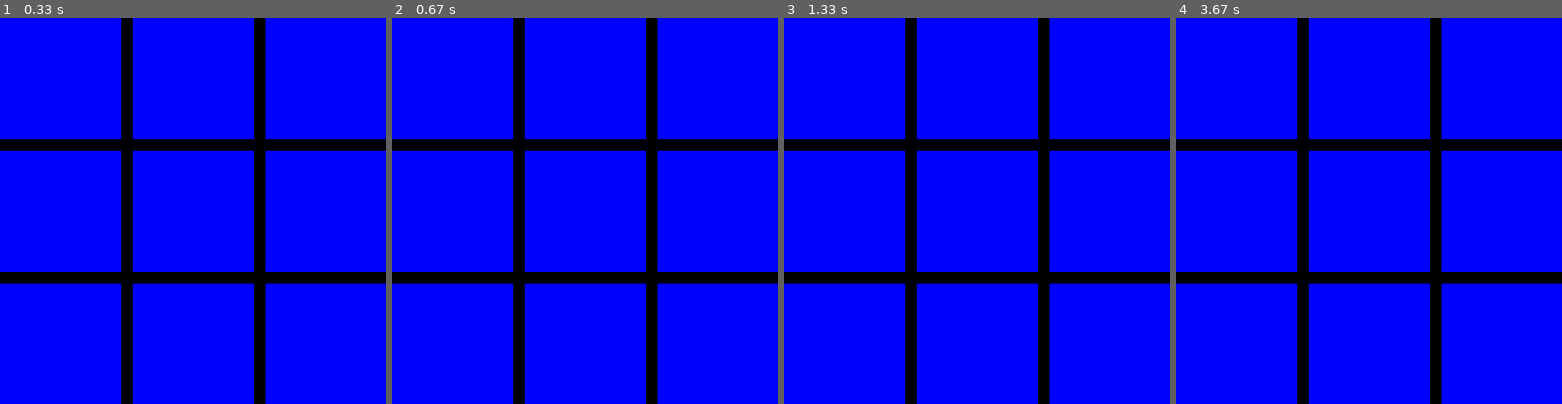
Above: before the commit, frames 1-4 (left to right).
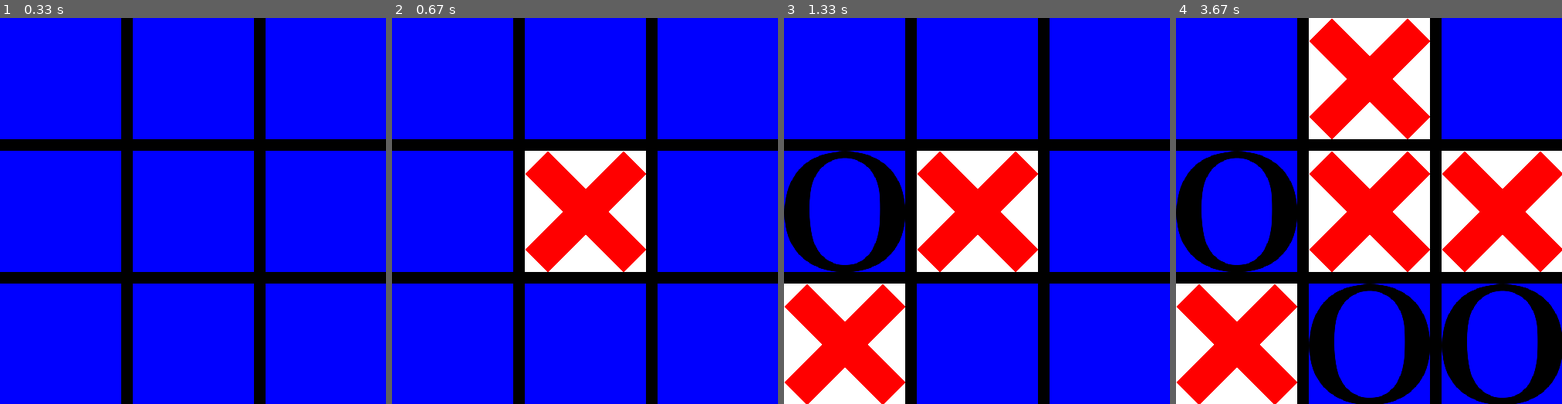
Above: after the commit, the same moments.

Repository: mcorby17/pygame-tic-tac-toe
Game: pygame game, started from TicTacToe.py
Two runs of this game, one before a commit and one after it. Both use one fixed random seed, a clock stepped at 60 frames per second and the inputs below.
Inputs (mouse positions are in pixels of both pictures, inside the frame that each line leads up to):
- Up to frame 1 (0.33 s): no input
- Up to frame 2 (0.67 s): click (585, 211) at 0.38 s
- Up to frame 3 (1.33 s): click (884, 214) at 0.78 s; click (857, 299) at 1.2 s
- Up to frame 4 (3.67 s): move the mouse to (1511, 346) at 1.5 s; click (1511, 346) at 1.7 s; click (1376, 79) at 2.27 s; move the mouse to (1349, 311) at 2.63 s; click (1349, 311) at 2.9 s; move the mouse to (1469, 272) at 3.3 s; click (1469, 272) at 3.6 s

Frame 1 is identical in both runs. In frame 2, 9.9% of the frame differs, in the area x 34-66%, y 34-66%; in frame 3, 23%; in frame 4, 51%, in the area x 0-100%, y 0-100%.

Commit message:
Move TogglePlayer function to Board class. Fix bug where player value wouldn't switch to 'O'.

Diff:
--- a/Board.py
+++ b/Board.py
@@ -43,6 +43,9 @@
 
         self.WIDTH_DIFF = self.spaceWidth + self.LINE_THICKNESS
         self.HEIGHT_DIFF = self.spaceHeight + self.LINE_THICKNESS
+
+        # Keep track of player
+        self.player = 'X'
 
     def Draw(self):
         """
@@ -98,3 +101,28 @@
                                  self.LINE_THICKNESS)
                 linesMade += 1
                 xy_location[1] += self.HALF_LINE_THICKNESS
+
+    def TogglePlayer(self):
+        """
+        Toggle the current player's turn. Should be used when the previous
+        player has placed their piece
+        :return:
+        """
+        if self.player == 'X':
+            self.player = 'O'
+            return
+        if self.player == 'O':
+            self.player = 'X'
+            return
+
+    def HandleClick(self, mousePosition):
+        """
+        React to use mouse click. Essentially pass the mouse position to the
+        ShowPiece() method for each Space object.
+
+        :param mousePosition:
+        :return:
+        """
+        for space in self.spaces:
+            if space.ShowPiece(self.player, mousePosition):
+                self.TogglePlayer()
--- a/Space.py
+++ b/Space.py
@@ -53,3 +53,5 @@
             self.screen.blit(self.O, self.rect)
 
         self.status = player
+
+        return True
--- a/TicTacToe.py
+++ b/TicTacToe.py
@@ -4,13 +4,6 @@
 from pygame.locals import *
 
 pygame.init()
-
-# TODO: Temporary player toggle function - should move into Board class
-def TogglePlayer(player):
-    if player == 'X':
-        return 'O'
-    if player == 'O':
-        return 'X'
 
 # TODO: Move into board class, if possible
 SCREEN = pygame.display.set_mode((500, 500))
@@ -30,8 +23,7 @@
 #screenCenter = screenRect.center
 
 # Keep track of player turns
-# TODO: Move into board class
-player = 'O'
+# player = 'O'
 
 # Create a square, fill it with a color and blit it to the screen
 # Interesting, don't have to blit it
@@ -41,7 +33,10 @@
     for event in pygame.event.get():
         if event.type == QUIT:
             sys.exit()
-       # elif event.type == MOUSEBUTTONDOWN:
+        elif event.type == MOUSEBUTTONDOWN:
+            # Need a board.HandleClick function of some sort
+            board.HandleClick(pygame.mouse.get_pos())
+
             #if testSpace.ShowPiece(player, pygame.mouse.get_pos()):
             #    player = TogglePlayer(player)
 
